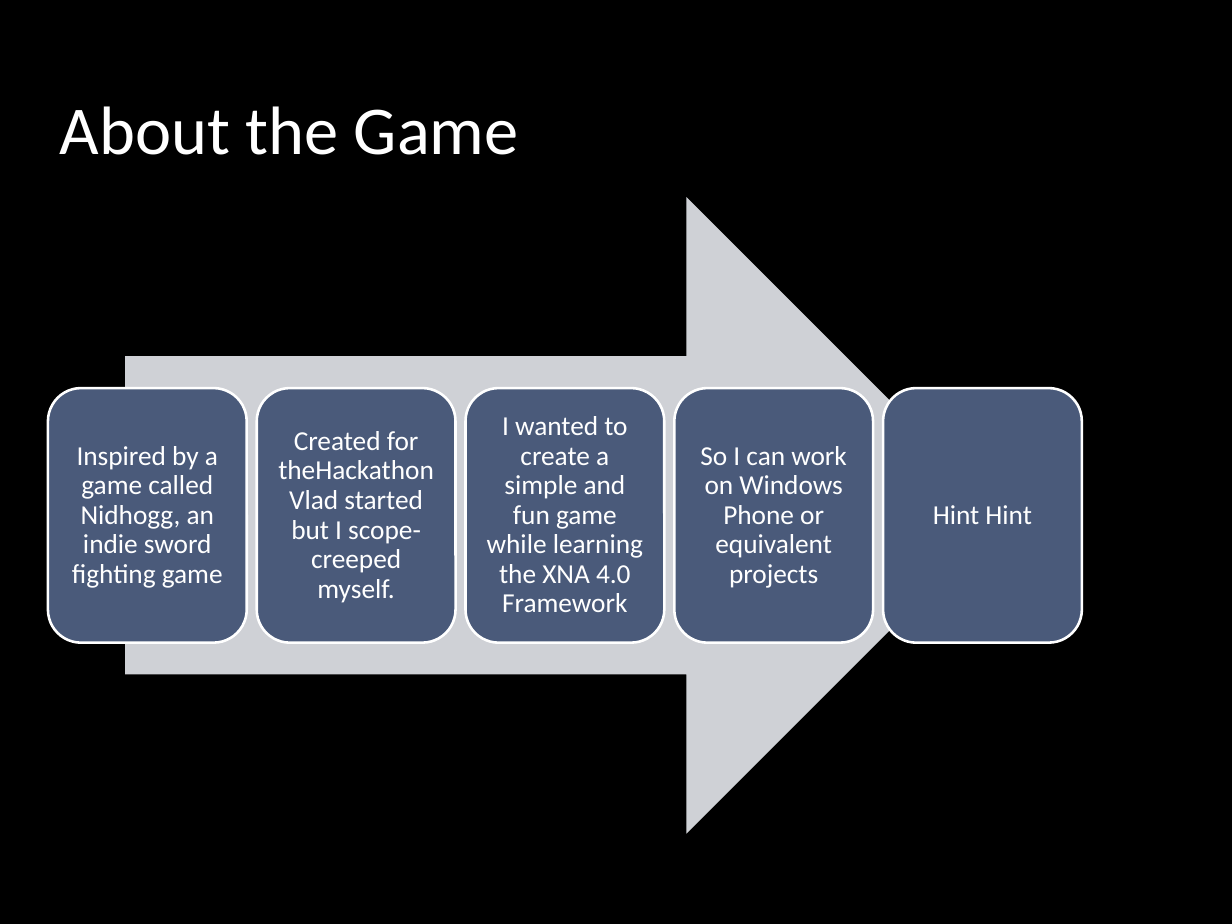
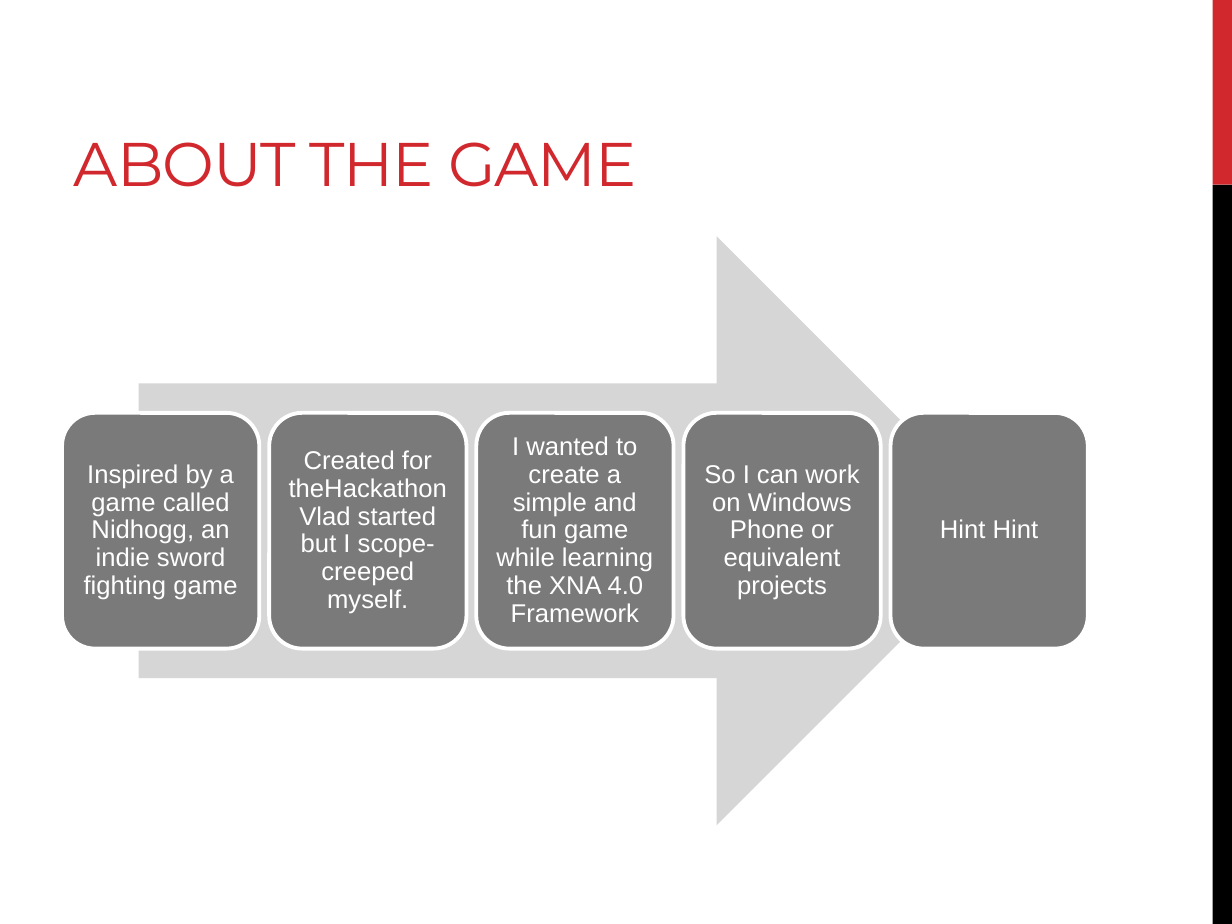
Before and after one commit to peterhoang/Super-Duper-Game, a slide deck: slide 13 of The Super-Awesome Game Deck.pptx. Drawn at 1232x924 pixels with LibreOffice and Linux fonts; fonts in the diff are those of the drawing; background and template pictures are left out. Boxes give left, top, right and bottom in pixels: in the first picture for what was removed or moved away, otherwise in the second. Text is boxed around its words. In the diff, an @@ line names an element or a change of style, - is before the commit and + after.

Commit message:
Changed the PP theme.

```diff
--- a/The Super-Awesome Game Deck.pptx
+++ b/The Super-Awesome Game Deck.pptx
@@ background picture (left out) to #FFFFFF @@
@@ rectangle removed at bbox=[0, 0, 1232, 924] @@
@@ rectangle added at bbox=[1212, 0, 1232, 185], fill #D1282E @@
@@ title at bbox=[74, 142, 637, 187]: text changed; size 40 to 36 pt; font Calibri to Montserrat; text colour #FFFFFF to #D1282E @@
-About the Game
+ABOUT THE GAME
@@ rectangle added at bbox=[1212, 185, 1232, 924], fill #000000 @@
@@ right arrow: place and size @@
-right arrow at bbox=[126, 197, 1005, 834]
+right arrow at bbox=[138, 237, 1010, 825]
@@ right arrow at bbox=[138, 237, 1010, 825]: fill #D0D2D7 to #D7D7D7 @@
@@ fill #4A5A7A to #7A7A7A; outline #FFFFFF 1.5 pt to #FFFFFF 2.25 pt in 5 elements at bbox=[891, 413, 1088, 648], bbox=[684, 413, 881, 648], bbox=[477, 413, 674, 648], bbox=[269, 413, 466, 648], bbox=[62, 413, 259, 648] @@
@@ rounded rectangle: place and size @@
-rounded rectangle at bbox=[48, 388, 246, 643]
+rounded rectangle at bbox=[62, 413, 259, 648]
@@ rounded rectangle: place and size @@
-rounded rectangle at bbox=[256, 388, 455, 643]
+rounded rectangle at bbox=[269, 413, 466, 648]
@@ rounded rectangle: place and size @@
-rounded rectangle at bbox=[466, 388, 664, 643]
+rounded rectangle at bbox=[477, 413, 674, 648]
@@ rounded rectangle: place and size @@
-rounded rectangle at bbox=[674, 388, 872, 643]
+rounded rectangle at bbox=[684, 413, 881, 648]
@@ rounded rectangle: place and size @@
-rounded rectangle at bbox=[883, 388, 1082, 643]
+rounded rectangle at bbox=[891, 413, 1088, 648]
@@ size 16 to 15 pt, font Calibri to Arial in 5 elements at bbox=[940, 519, 1039, 538], bbox=[496, 436, 653, 622], bbox=[704, 464, 859, 600], bbox=[289, 450, 447, 613], bbox=[84, 464, 237, 599] @@
@@ text "Inspired by a game called ...": place and size @@
-text "Inspired by a game called ..." at bbox=[72, 446, 223, 588]
+text "Inspired by a game called ..." at bbox=[84, 464, 237, 599]
@@ text "Created for theHackathon Vlad started ...": place and size @@
-text "Created for theHackathon Vlad started ..." at bbox=[278, 431, 434, 603]
+text "Created for theHackathon Vlad started ..." at bbox=[289, 450, 447, 613]
@@ text "I wanted to create a ...": place and size @@
-text "I wanted to create a ..." at bbox=[487, 416, 643, 612]
+text "I wanted to create a ..." at bbox=[496, 436, 653, 622]
@@ text "So I can work on ...": place and size @@
-text "So I can work on ..." at bbox=[700, 446, 847, 588]
+text "So I can work on ..." at bbox=[704, 464, 859, 600]
@@ text "Hint Hint": place and size @@
-text "Hint Hint" at bbox=[933, 505, 1032, 524]
+text "Hint Hint" at bbox=[940, 519, 1039, 538]
```
Also in this commit, not shown: 28 other slides changed.
